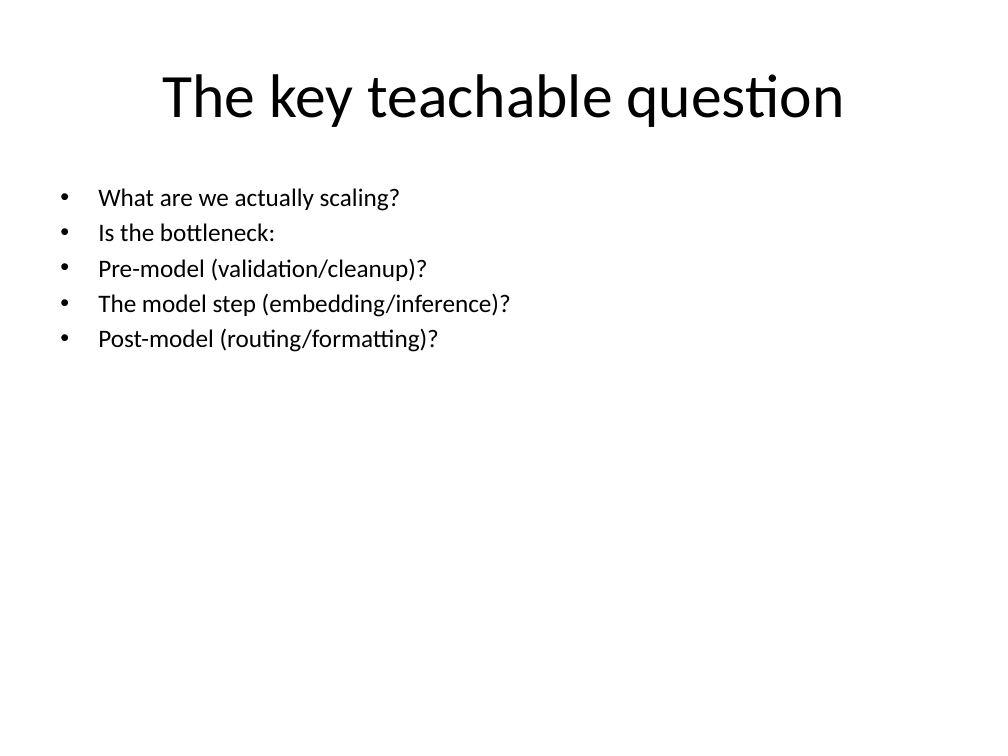
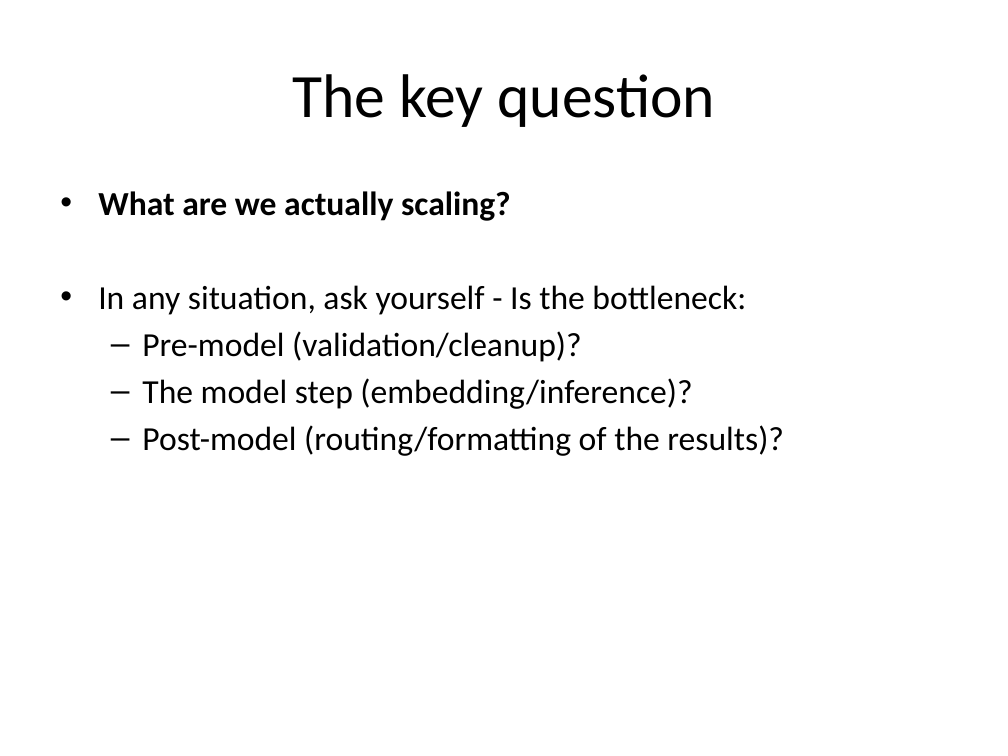
Before and after one commit to Corndel/AI6-5W, a slide deck: slide 5 of slides/morning_deck_scale_or_fail.pptx. Drawn at 1008x756 pixels with LibreOffice and Linux fonts; fonts in the diff are those of the drawing. Boxes give left, top, right and bottom in pixels: in the first picture for what was removed or moved away, otherwise in the second. Text is boxed around its words. In the diff, an @@ line names an element or a change of style, - is before the commit and + after.

```diff
--- a/slides/morning_deck_scale_or_fail.pptx
+++ b/slides/morning_deck_scale_or_fail.pptx
@@ title at bbox=[292, 74, 715, 127]: text changed @@
-The key teachable question
+The key question
@@ text at bbox=[98, 191, 692, 409]: size 18 to 24 pt in "What are we actually scaling?", "Pre-model (validation/cleanup)?", "The model step (embedding/inference)?"; bold on in "What are we actually scaling?"; more space between paragraphs; bullet • to –; list level 1 to 2 in "Pre-model (validation/cleanup)?"; list level 1 to 2 in "The model step (embedding/inference)?" @@
@@ text at bbox=[98, 285, 746, 315]: text changed; size 18 to 24 pt @@
-• Is the bottleneck:
+• In any situation, ask yourself - Is the bottleneck:
@@ text at bbox=[142, 425, 784, 456]: text changed; size 18 to 24 pt @@
-• Post-model (routing/formatting)?
+  – Post-model (routing/formatting of the results)?
```
Also in this commit, not shown: 15 other slides changed, 1 slide added, 1 other file.
